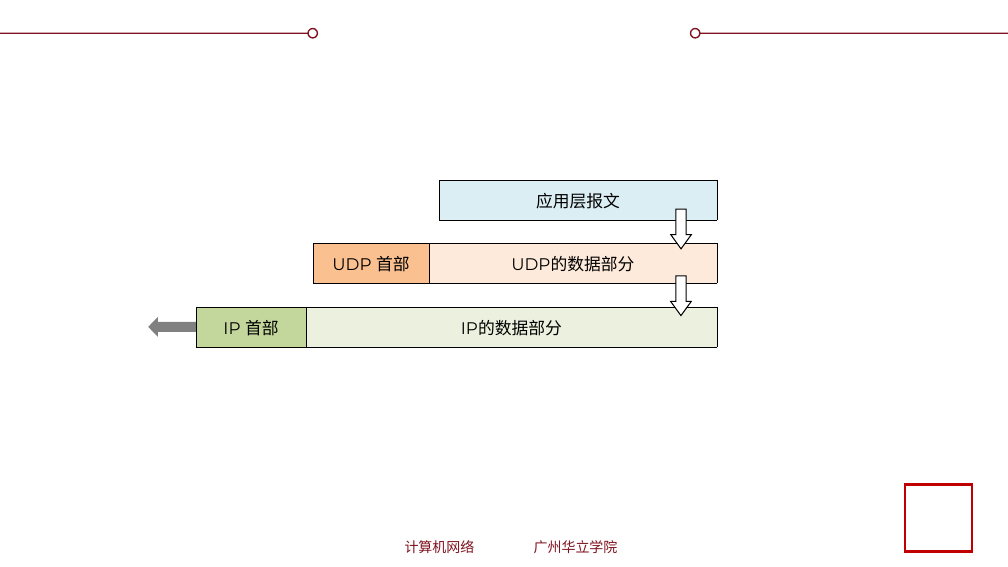
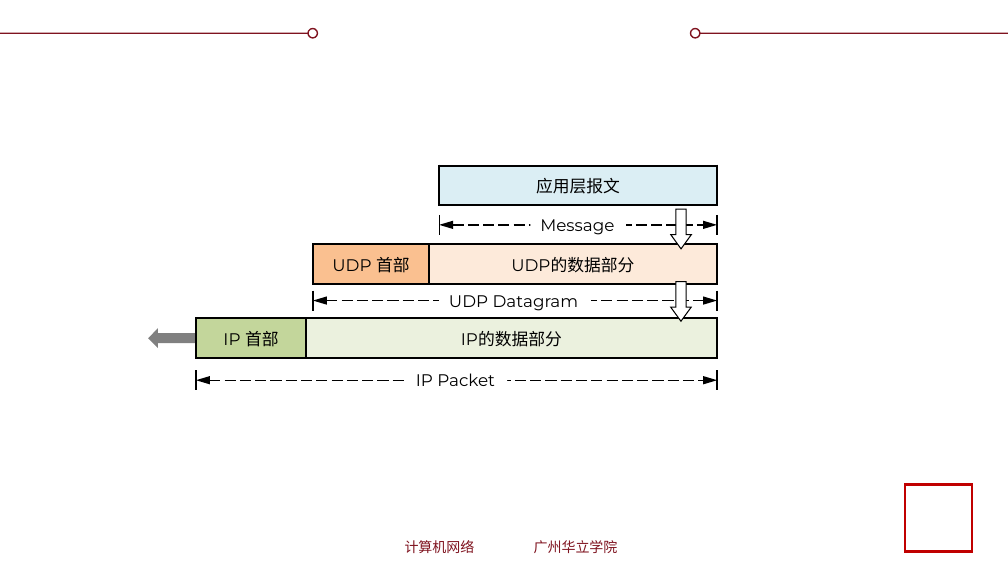
Before and after one commit to glplaman/glplaman.github.io, a slide deck: slide 26 of network/ppt/chap5.pptx. Drawn at 1008x567 pixels with LibreOffice and Linux fonts; fonts in the diff are those of the drawing; background and template pictures are left out. Boxes give left, top, right and bottom in pixels: in the first picture for what was removed or moved away, otherwise in the second. Text is boxed around its words. In the diff, an @@ line names an element or a change of style, - is before the commit and + after.

```diff
--- a/network/ppt/chap5.pptx
+++ b/network/ppt/chap5.pptx
@@ table at [439, 165, 718, 205] @@
@@ borders changed @@
@@ table: place and size @@
-table at [439, 180, 718, 220]
+table at [439, 165, 718, 205]
@@ double arrow added from (439, 225) to (717, 225), #000000 1 pt dashed @@
@@ line added from (439, 215) to (439, 235), #000000 0.75 pt @@
@@ rectangle added at [530, 210, 626, 240], fill #FFFFFF, 12 pt, text #000000 @@
+Message
@@ line added from (717, 215) to (717, 235), #000000 0.75 pt @@
@@ table at [313, 244, 718, 283] @@
@@ borders changed @@
@@ line added from (313, 290) to (313, 310), #000000 0.75 pt @@
@@ rectangle added at [439, 285, 592, 316], fill #FFFFFF, 12 pt, text #000000 @@
+UDP Datagram
@@ down arrow: place and size @@
-down arrow at [670, 276, 690, 316]
+down arrow at [670, 281, 690, 321]
@@ line added from (717, 290) to (717, 310), #000000 0.75 pt @@
@@ down arrow: place and size @@
-down arrow at [148, 318, 197, 338]
+down arrow at [148, 329, 197, 349]
@@ table at [196, 319, 717, 358] @@
@@ borders changed @@
@@ table: place and size @@
-table at [196, 307, 717, 347]
+table at [196, 319, 717, 358]
@@ double arrow added from (313, 300) to (717, 300), #000000 1 pt dashed @@
@@ double arrow added from (196, 380) to (717, 380), #000000 1 pt dashed @@
@@ line added from (196, 370) to (196, 390), #000000 0.75 pt @@
@@ text added at [416, 373, 495, 386], 12 pt, text #000000 @@
+IP Packet
@@ line added from (717, 370) to (717, 390), #000000 0.75 pt @@
```
Also in this commit, not shown: 1 other slide changed, 9 other files.
